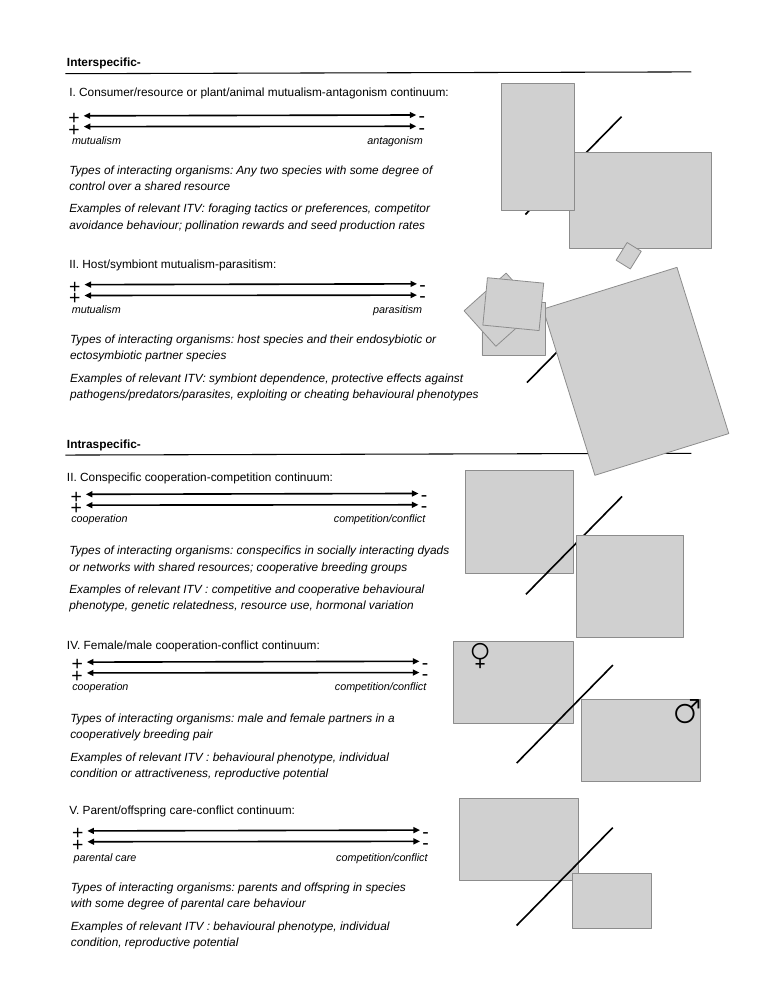
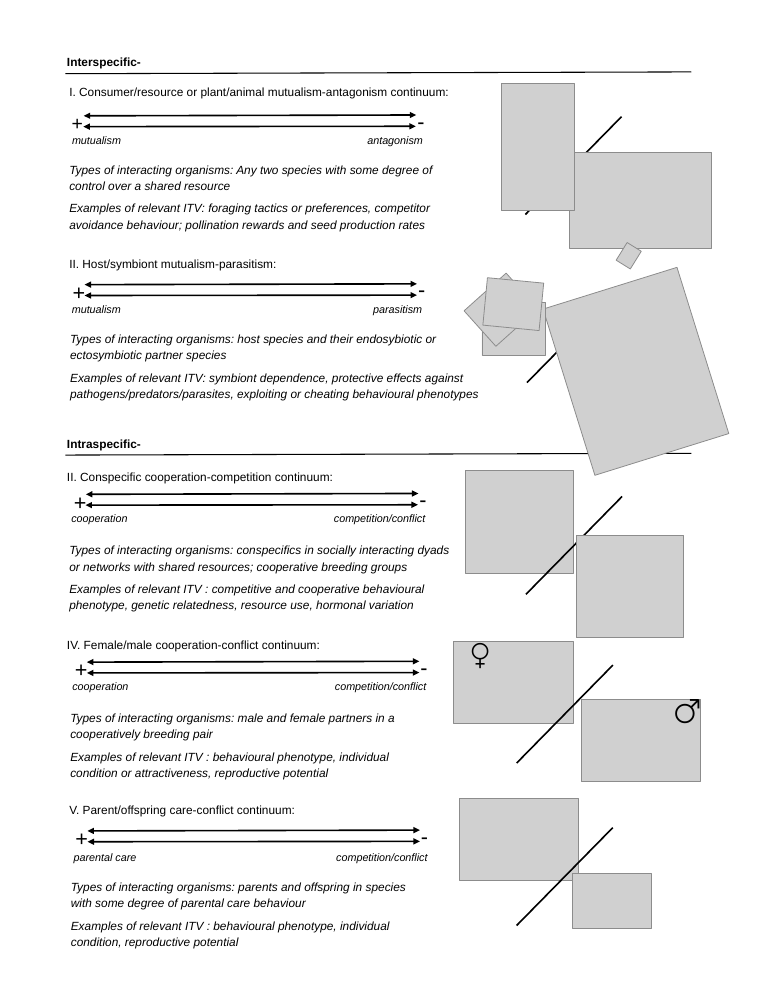
Before and after one commit to NPMoran/synthesis-review_mutualistism-antagonism, a slide deck: slide 1 of Visualisations/Interaction_diagramv3.pptx. Drawn at 776x1008 pixels with LibreOffice and Linux fonts; fonts in the diff are those of the drawing; grey boxes stand for pictures; background and template pictures are left out. Boxes give left, top, right and bottom in pixels: in the first picture for what was removed or moved away, otherwise in the second. Text is boxed around its words. In the diff, an @@ line names an element or a change of style, - is before the commit and + after.

```diff
--- a/Visualisations/Interaction_diagramv3.pptx
+++ b/Visualisations/Interaction_diagramv3.pptx
@@ text removed at (61, 99, 88, 133) @@
-+
@@ text removed at (411, 96, 438, 131) @@
--
@@ text removed at (61, 267, 88, 302) @@
-+
@@ text "-": place and size @@
-text "-" at (412, 276, 439, 311)
+text "-" at (411, 269, 438, 304)
@@ text removed at (412, 265, 439, 300) @@
--
@@ text removed at (63, 476, 90, 511) @@
-+
@@ text removed at (413, 475, 440, 510) @@
--
@@ text removed at (64, 645, 91, 680) @@
-+
@@ size 18 to 20 pt in 9 elements at (414, 816, 441, 850), (412, 479, 439, 514), (411, 269, 438, 304), (410, 100, 437, 135), (413, 646, 440, 681), (66, 481, 93, 516), (68, 818, 95, 853), (65, 272, 92, 307), (68, 649, 95, 684) @@
@@ 5 texts: place and size @@
-5 texts at (61, 109, 92, 860)
+5 texts at (64, 105, 95, 853)
@@ 3 texts: place and size @@
-3 texts at (411, 108, 442, 689)
+3 texts at (410, 100, 440, 681)
@@ text removed at (414, 643, 442, 678) @@
--
@@ text removed at (64, 813, 92, 848) @@
-+
@@ text "-": place and size @@
-text "-" at (414, 823, 442, 857)
+text "-" at (414, 816, 441, 850)
@@ text removed at (414, 812, 442, 847) @@
--
```
Also in this commit, not shown: 12 other files.
